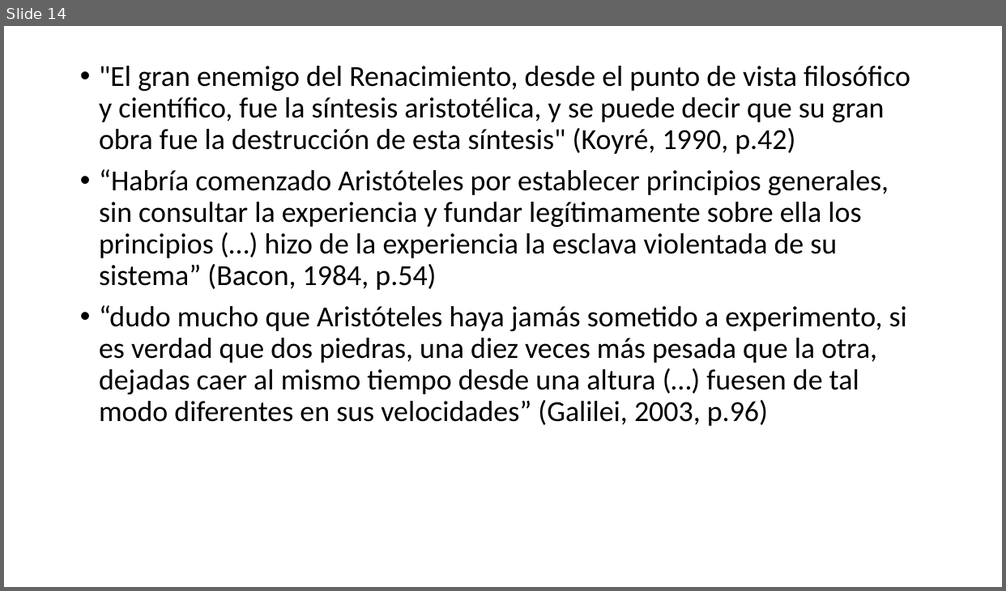
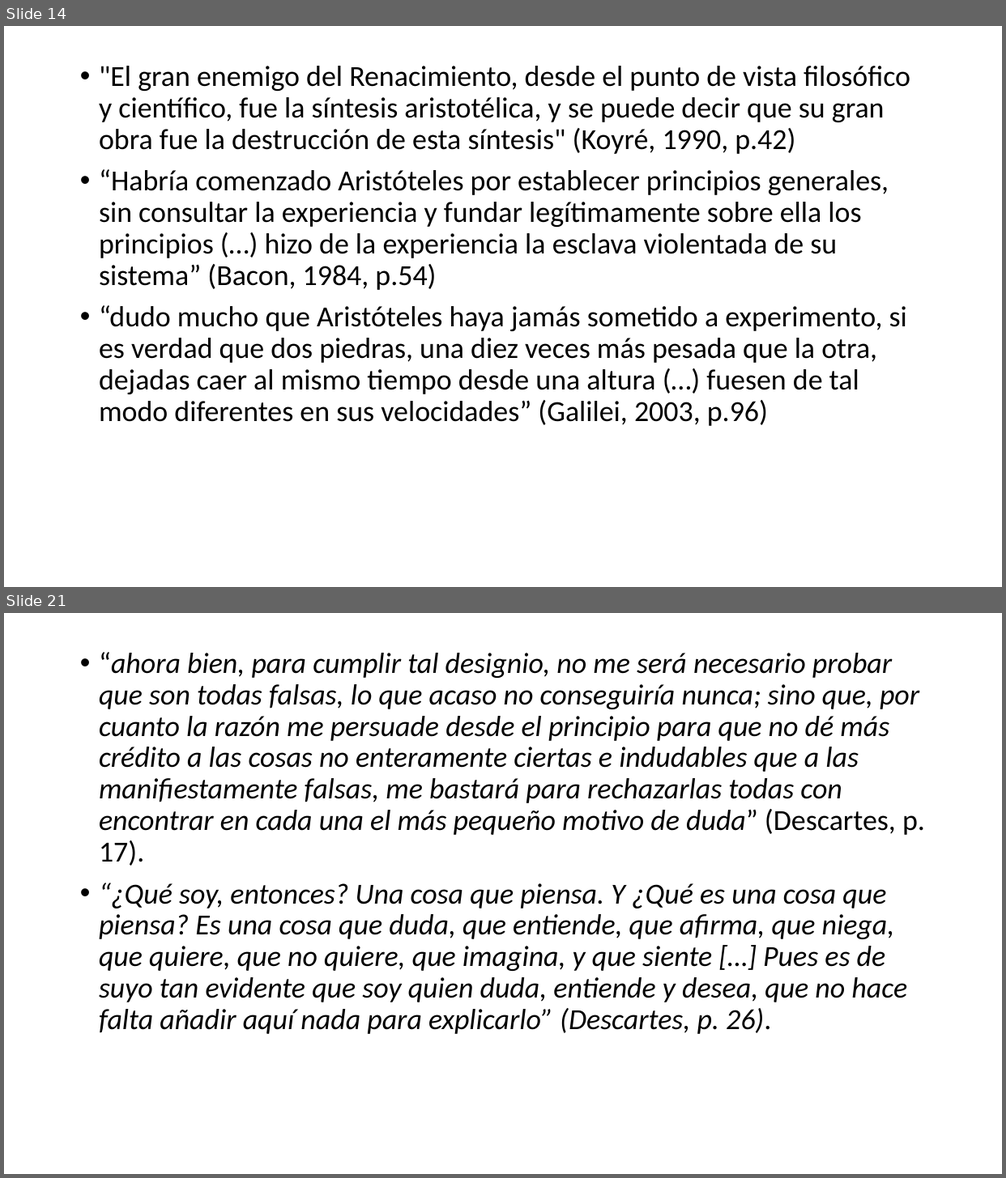
Before and after one commit to zaboltar/zaboltar.github.io, a slide deck: assets uarm/2024 1/moderna/compendio controles 1.pptx. Shown one above the other, each under a label of ours: slide 14 before the commit, slides 14 and 21 after it; the slides between them are not shown. The pictures are 1006x591 and 1006x1178 pixels, drawn with LibreOffice and Linux fonts; fonts in the diff are those of the drawing. Boxes give left, top, right and bottom in pixels: in the first picture for what was removed or moved away, otherwise in the second. Text is boxed around its words. In the diff, an @@ line names an element or a change of style, - is before the commit and + after.

```diff
--- a/assets uarm/2024 1/moderna/compendio controles 1.pptx
+++ b/assets uarm/2024 1/moderna/compendio controles 1.pptx
@@ slide 21 added at (4, 613, 1002, 1174), background #FFFFFF @@
@@ text added at (99, 652, 925, 1034), 28 pt, text #000000, italic @@
+• “ahora bien, para cumplir tal designio, no me será necesario probar que son todas falsas, lo que acaso no conseguiría nunca; sino que, por cuanto la razón me persuade desde el principio para que no dé más crédito a las cosas no enteramente ciertas e indudables que a las manifiestamente falsas, me bastará para rechazarlas todas con encontrar en cada una el más pequeño motivo de duda” (Descartes, p. 17).
+• “¿Qué soy, entonces? Una cosa que piensa. Y ¿Qué es una cosa que piensa? Es una cosa que duda, que entiende, que afirma, que niega, que quiere, que no quiere, que imagina, y que siente […] Pues es de suyo tan evidente que soy quien duda, entiende y desea, que no hace falta añadir aquí nada para explicarlo” (Descartes, p. 26).
```
Also in this commit, not shown: 6 other slides added, 3 other files.
